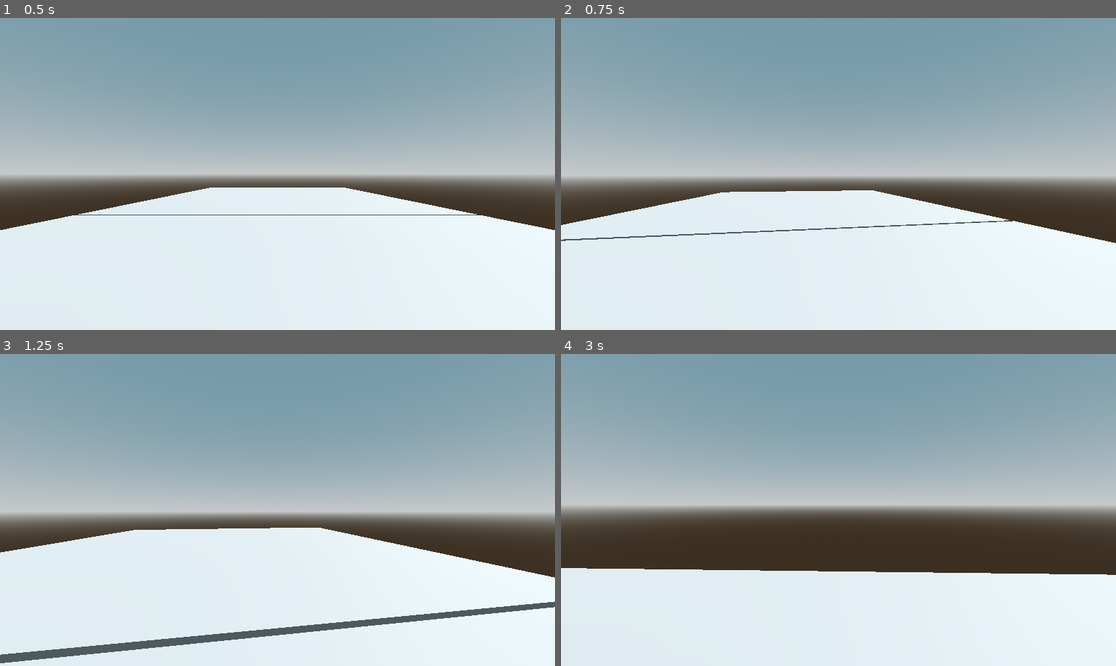
Above: before the commit, frames 1-4 (two rows, left to right).
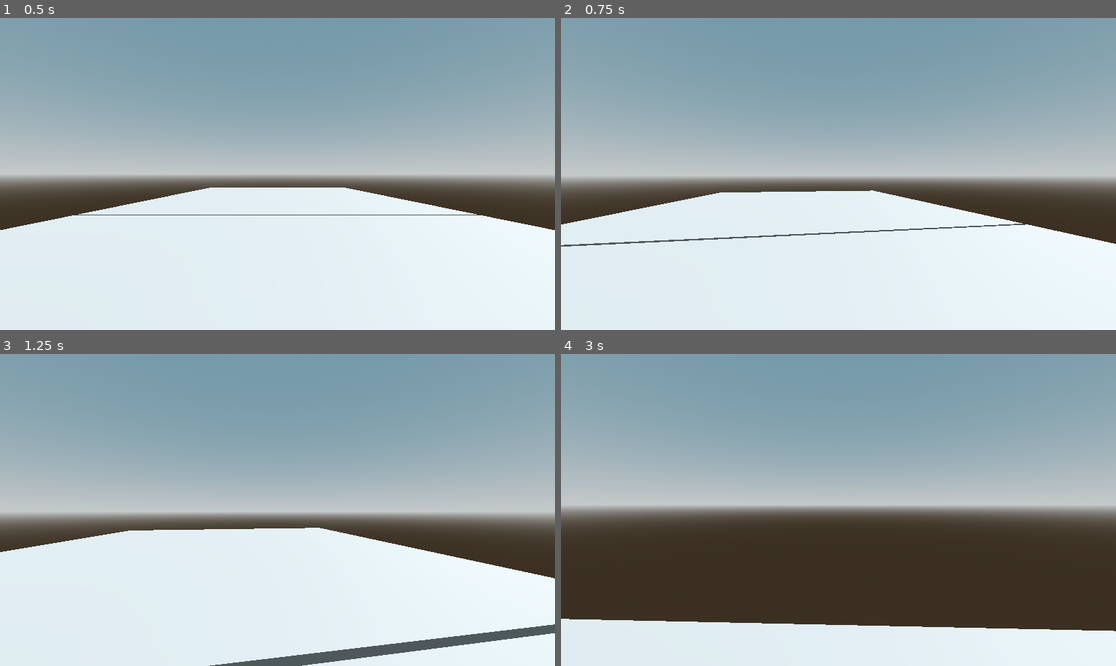
Above: after the commit, the same moments.

Repository: focusright/udemy-ps1-horror
Game: Godot game, scene res://Maps/level_1.tscn
Two runs of this game, one before a commit and one after it. Both use one fixed random seed, a clock stepped at 60 frames per second and the inputs below.
Inputs (mouse positions are in pixels of both pictures, inside the frame that each line leads up to):
- Up to frame 1 (0.5 s): no input
- Up to frame 2 (0.75 s): tap Enter at 0.5 s; move the mouse to (866, 174) at 0.52 s; hold Up (ui_up) from 0.53 s (still down); tap Shift (run, bound only after the commit) at 0.6 s
- Up to frame 3 (1.25 s): keep holding Up (ui_up); tap Space (jump) at 0.77 s
- Up to frame 4 (3 s): keep holding Up (ui_up); move the mouse to (810, 510) at 1.27 s; tap Shift (run, bound only after the commit) at 1.35, 2.1, 2.85 s; tap Space (jump) at 1.52 s; move the mouse to (849, 503) at 2.02 s; move the mouse to (832, 516) at 2.77 s

Frame 1 is identical in both runs. In frame 2, 0.9% of the frame differs, in the area x 0-100%, y 55-74%; in frame 3, 4.2%; in frame 4, 17%, in the area x 0-100%, y 68-89%.

Commit message:
6. Running player with faster sounds

Diff:
--- a/MyFirstHorrorIndieGame/Player/player.gd
+++ b/MyFirstHorrorIndieGame/Player/player.gd
@@ -10,10 +10,12 @@
 var mouse_sens := 0.15
 #***** MOVEMENT *****#
 var direction
+var isRunning := false
 var speed := 5
 var jump := 30.0
 const  GRAVITY = 5
-
+var distanceFootstep := 0.0
+var playFootstep := 3 #lower if we want the sounds to play faster
 var _delta := 0.0
 var camBobSpeed := 10
 var camBobUpDown := 1
@@ -28,6 +30,10 @@
 		rotate_y(deg_to_rad(-event.relative.x * mouse_sens))
 		camera_3d.rotate_x(deg_to_rad(-event.relative.y * mouse_sens))
 		camera_3d.rotation.x = clamp(camera_3d.rotation.x, deg_to_rad(-89), deg_to_rad(89))
+	if Input.is_action_just_pressed("run"):
+		isRunning = true
+	if Input.is_action_just_released("run"):
+		isRunning = false
 
 func _process(delta):
 	process_camBob(delta)
@@ -36,16 +42,18 @@
 		var walkingTerrain = floorCast.get_collider().get_parent()
 		if walkingTerrain != null:
 			var terrainGroup = walkingTerrain.get_groups()[0]
-			print(terrainGroup)
+			#print(terrainGroup)
 			processGroundSounds(terrainGroup)
 	#print(floorCast.get_collider().get_parent())
-
-var distanceFootstep := 0.0
-var playFootstep := 3 #higher if we want the sounds to play slower
 
 func processGroundSounds(group: String):
 	#Read state machine in the case that you also want the player to play sounds faster or slower
 	#depending on if the player is running or crouching
+
+	if isRunning:
+		playFootstep = 3
+	else:
+		playFootstep = 6
 
 	if playFootstep != 100 and (int(velocity.x) != 0) || (int(velocity.z) != 0):
 		distanceFootstep += 0.1
@@ -70,8 +78,9 @@
 	direction.z = -Input.get_action_strength("ui_up") + Input.get_action_strength("ui_down")
 	direction = Vector3(direction.x, 0, direction.z).rotated(Vector3.UP, h_rot).normalized()
 
-	velocity.x = direction.x * speed
-	velocity.z = direction.z * speed
+	var actualSpeed = speed if !isRunning else speed*2
+	velocity.x = direction.x * actualSpeed
+	velocity.z = direction.z * actualSpeed
 
 	if Input.is_action_just_pressed("jump") and is_on_floor():
 		velocity.y += jump
--- a/MyFirstHorrorIndieGame/project.godot
+++ b/MyFirstHorrorIndieGame/project.godot
@@ -50,3 +50,8 @@
 "events": [Object(InputEventKey,"resource_local_to_scene":false,"resource_name":"","device":-1,"window_id":0,"alt_pressed":false,"shift_pressed":false,"ctrl_pressed":false,"meta_pressed":false,"pressed":false,"keycode":0,"physical_keycode":32,"key_label":0,"unicode":32,"echo":false,"script":null)
 ]
 }
+run={
+"deadzone": 0.5,
+"events": [Object(InputEventKey,"resource_local_to_scene":false,"resource_name":"","device":-1,"window_id":0,"alt_pressed":false,"shift_pressed":false,"ctrl_pressed":false,"meta_pressed":false,"pressed":false,"keycode":0,"physical_keycode":4194325,"key_label":0,"unicode":0,"echo":false,"script":null)
+]
+}
